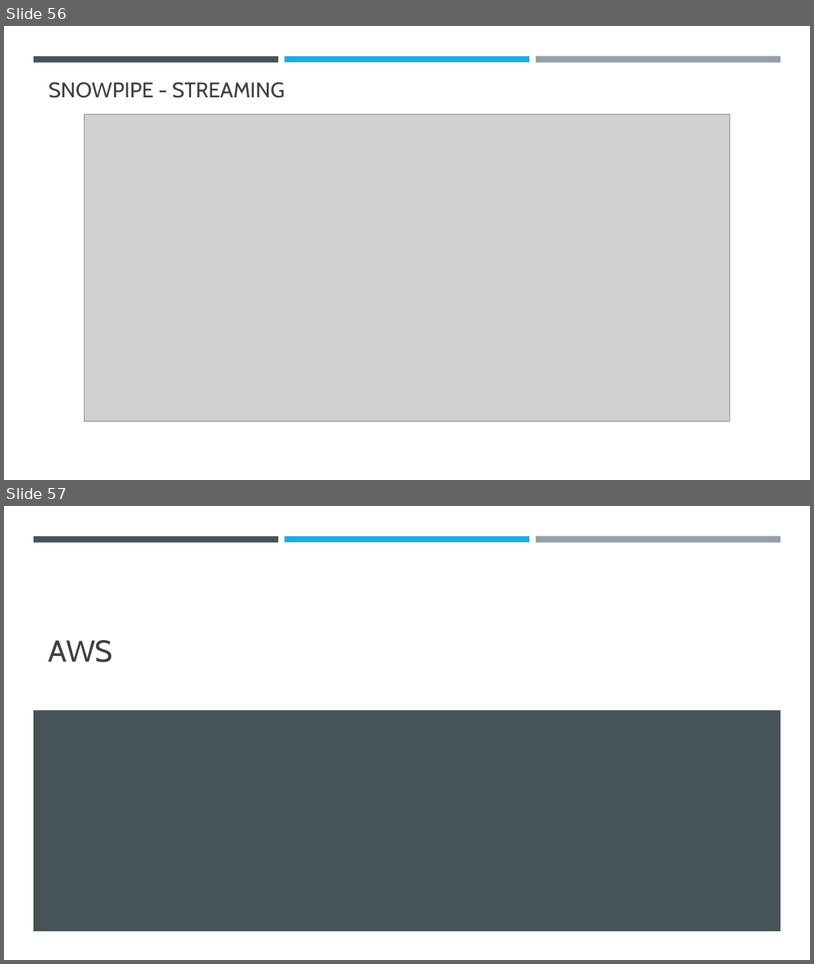
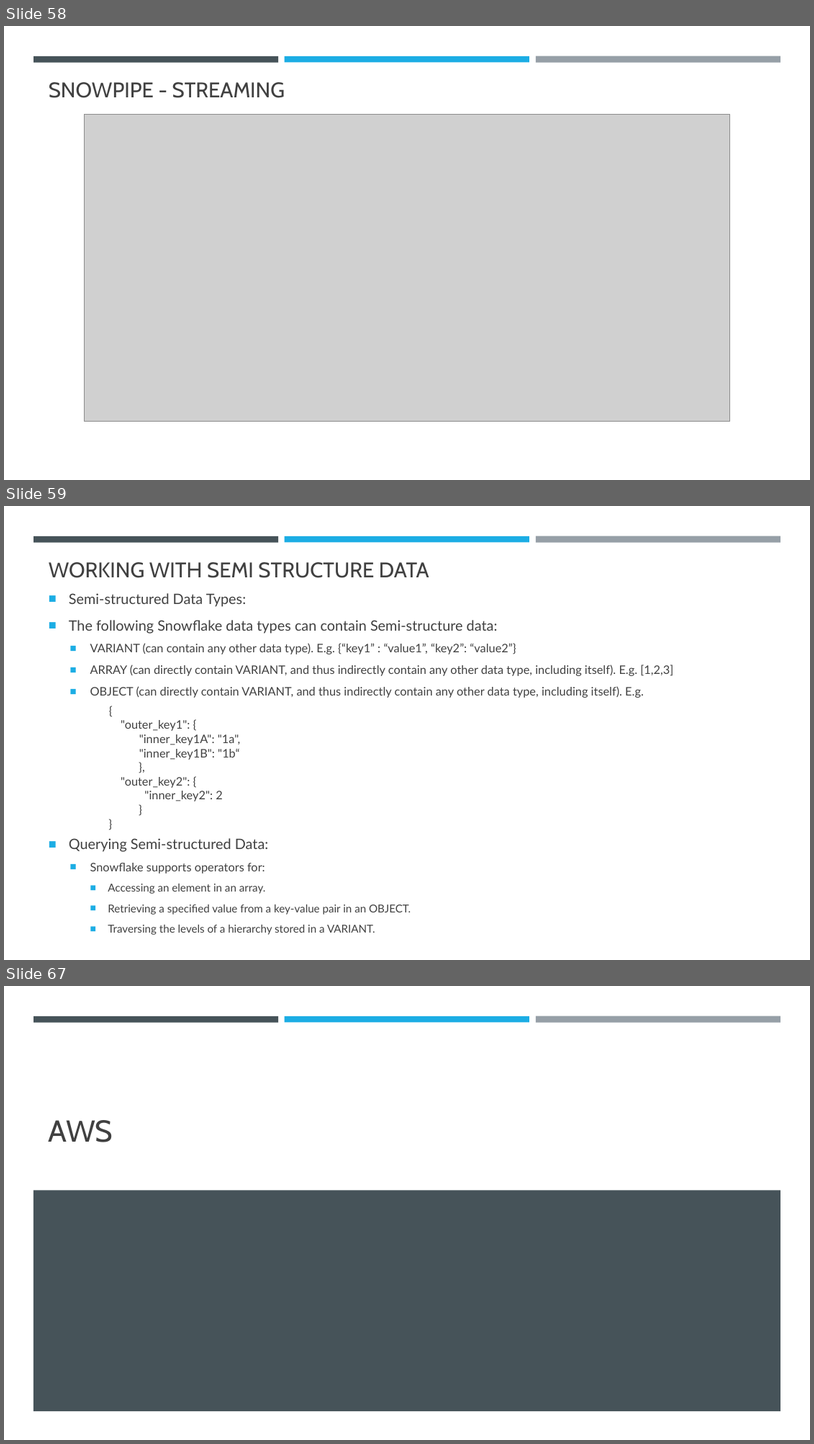
Before and after one commit to umeshmahajan/azure-brainworks2023, a slide deck: docs/Azure-Snowflake.pptx. Shown one above the other, each under a label of ours: slides 56 and 57 before the commit, slides 58, 59 and 67 after it; the slides between them are not shown. The pictures are 814x964 and 814x1444 pixels, drawn with LibreOffice and Linux fonts; fonts in the diff are those of the drawing; grey boxes stand for pictures. Boxes give left, top, right and bottom in pixels: in the first picture for what was removed or moved away, otherwise in the second. Text is boxed around its words. In the diff, an @@ line names an element or a change of style, - is before the commit and + after.

```diff
--- a/docs/Azure-Snowflake.pptx
+++ b/docs/Azure-Snowflake.pptx
@@ slide 59 added at (x1=4, y1=506, x2=810, y2=960), background #FFFFFF; not listed: 3 template elements that a slide beside it also shows @@
@@ title added at (x1=49, y1=562, x2=430, y2=578), 25.2 pt, text #404040 @@
+WORKING WITH SEMI STRUCTURE DATA
@@ text added at (x1=69, y1=593, x2=674, y2=934), 14 pt, text #404040 @@
+■ Semi-structured Data Types:
+■ The following Snowflake data types can contain Semi-structure data:
+  ■ VARIANT (can contain any other data type). E.g. {“key1” : “value1”, “key2”: “value2”}
+  ■ ARRAY (can directly contain VARIANT, and thus indirectly contain any other data type, including itself). E.g. [1,2,3]
+  ■ OBJECT (can directly contain VARIANT, and thus indirectly contain any other data type, including itself). E.g.
+  {
+  "outer_key1": {
+  "inner_key1A": "1a",
+  "inner_key1B": "1b“
+  },
+  "outer_key2": {
+  "inner_key2": 2
+  }
+  }
+■ Querying Semi-structured Data:
+  ■ Snowflake supports operators for:
+    ■ Accessing an element in an array.
+    ■ Retrieving a specified value from a key-value pair in an OBJECT.
+    ■ Traversing the levels of a hierarchy stored in a VARIANT.
@@ what was slide 56 is now slide 58 @@
@@ what was slide 57 is now slide 67 @@
```
Also in this commit, not shown: 2 slides changed, 9 other slides added, 3 other files.
